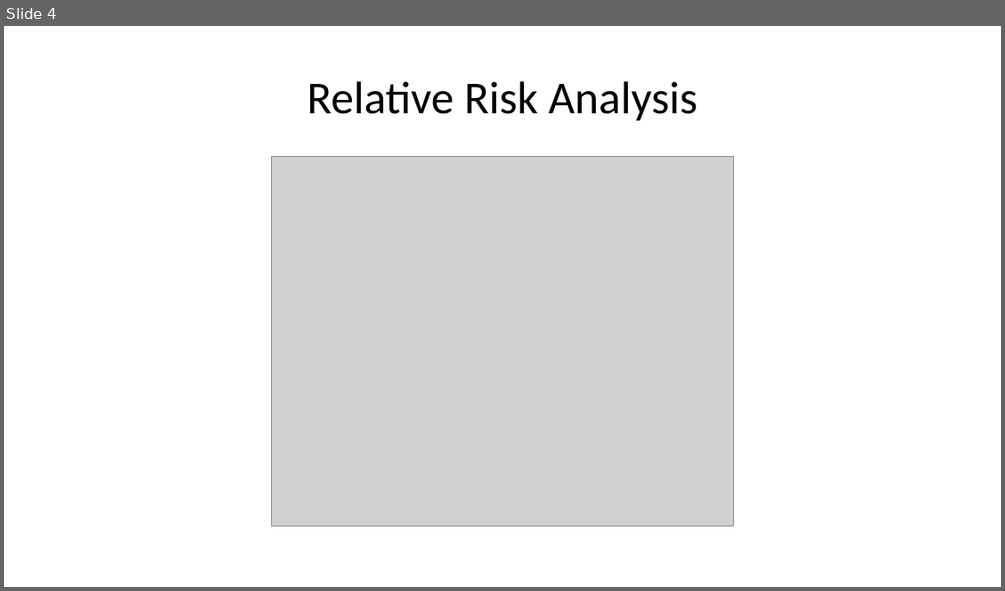
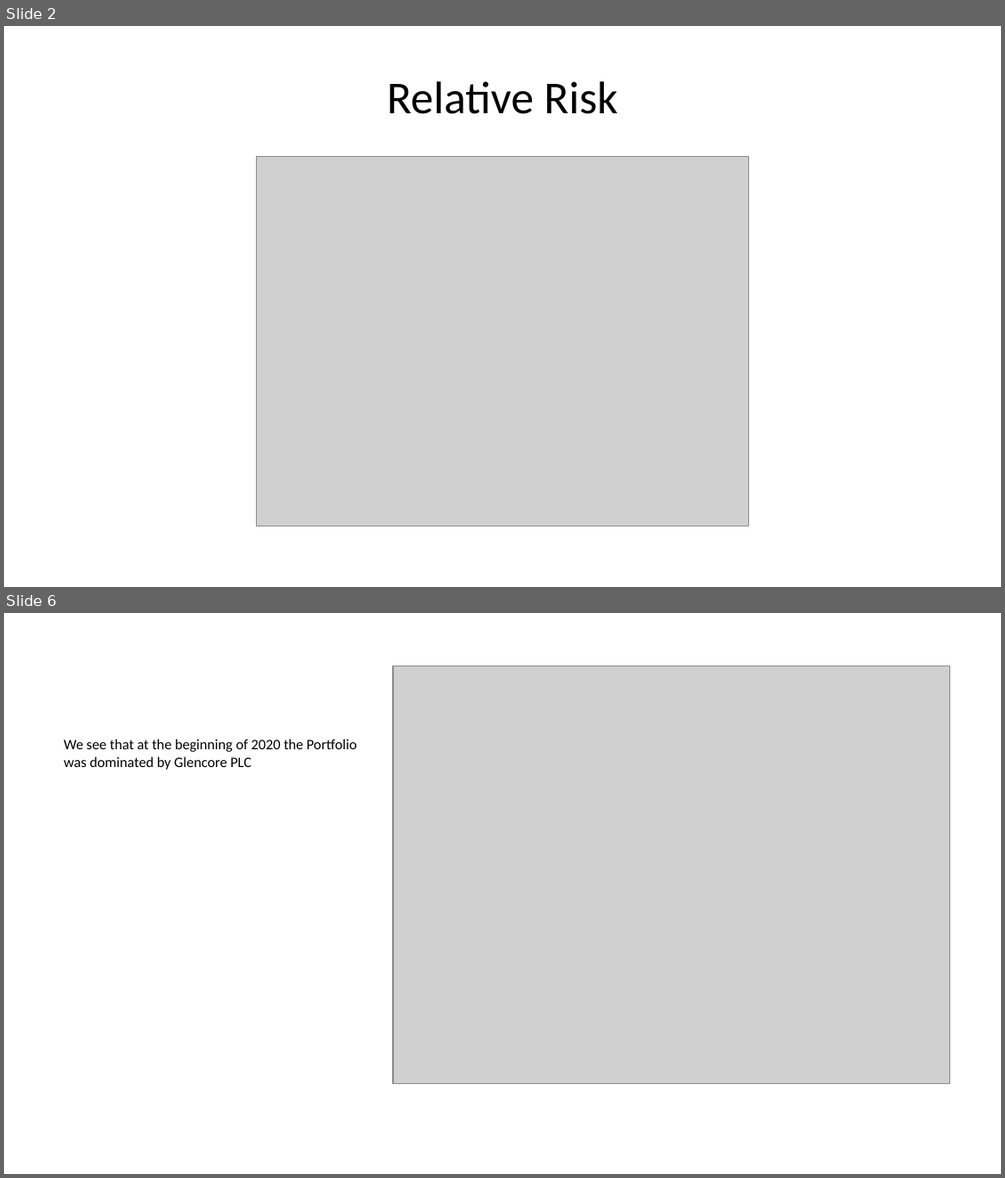
Before and after one commit to 22562435/22562435-FinEcosExam, a slide deck: Questions/Question 4/README.pptx. Shown one above the other, each under a label of ours: slide 4 before the commit, slides 2 and 6 after it; the slides between them are not shown. The pictures are 1005x591 and 1005x1178 pixels, drawn with LibreOffice and Linux fonts; fonts in the diff are those of the drawing; grey boxes stand for pictures. Boxes give left, top, right and bottom in pixels: in the first picture for what was removed or moved away, otherwise in the second. Text is boxed around its words. In the diff, an @@ line names an element or a change of style, - is before the commit and + after.

```diff
--- a/Questions/Question 4/README.pptx
+++ b/Questions/Question 4/README.pptx
@@ slide 6 added at [4, 613, 1001, 1174], background #FFFFFF @@
@@ picture added at [393, 666, 949, 1084] @@
@@ text added at [64, 738, 356, 770], 10.5 pt, text #000000 @@
+We see that at the beginning of 2020 the Portfolio was dominated by Glencore PLC
@@ what was slide 4 is now slide 2 @@
@@ slide 2 changed as well @@
@@ title at [387, 81, 618, 114]: text changed @@
-Relative Risk Analysis
+Relative Risk
@@ picture: place and size @@
-picture at [271, 157, 734, 526]
+picture at [256, 157, 749, 526]
```
Also in this commit, not shown: 2 other slides changed, 2 other slides added, 6 slides removed, 14 other files.
